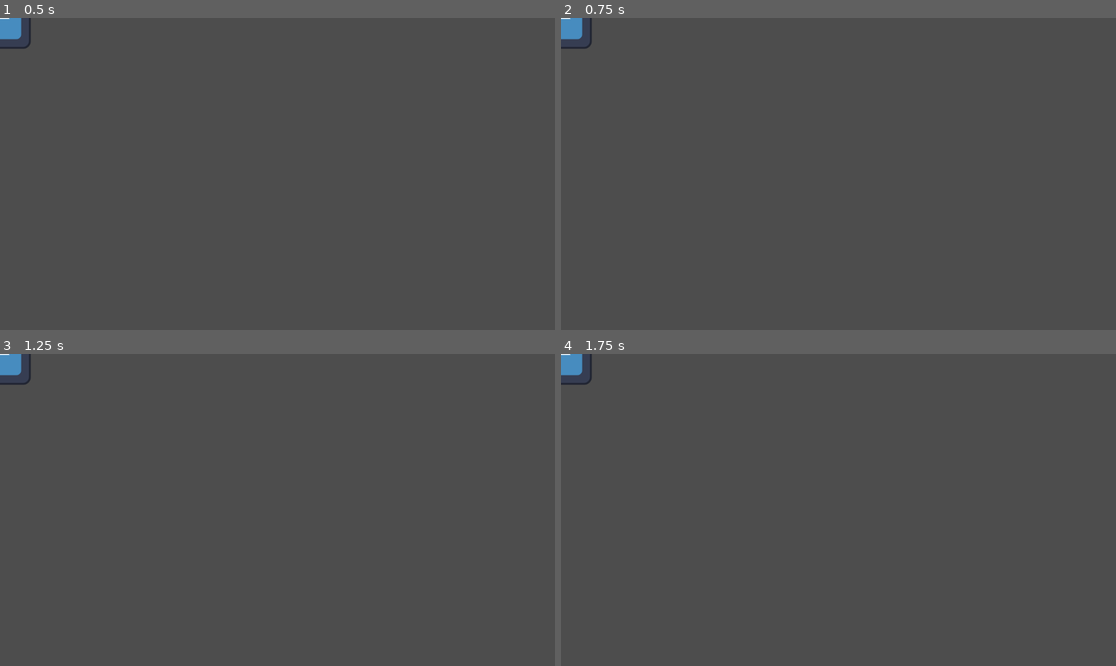
Above: before the commit, frames 1-4 (two rows, left to right).
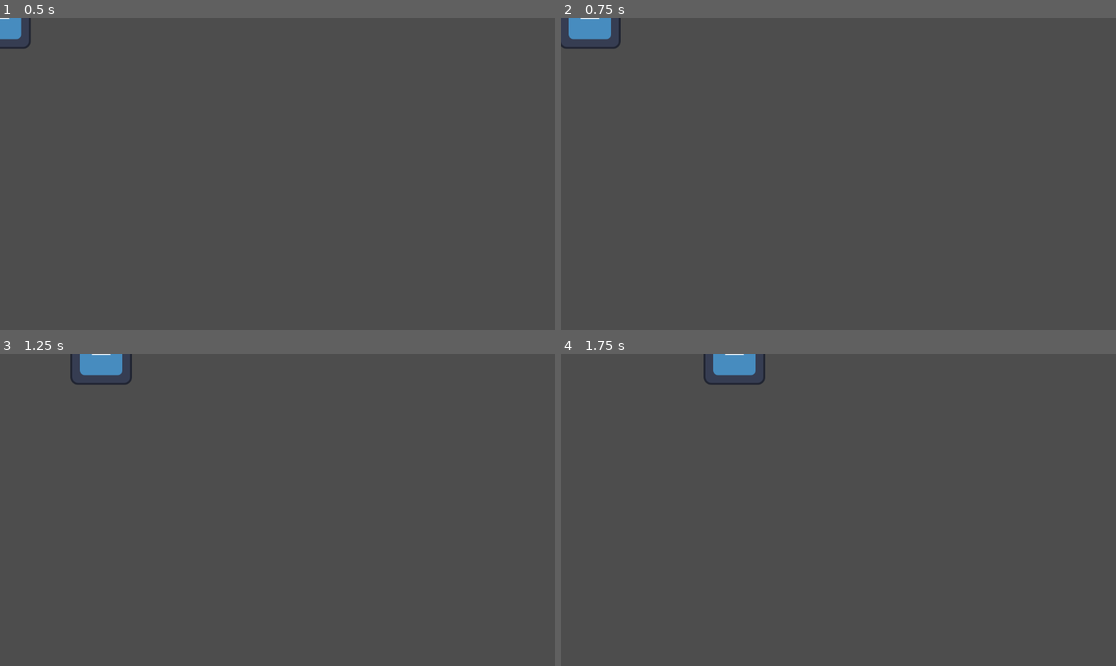
Above: after the commit, the same moments.

Repository: Haaarbo/UnDePression
Game: Godot game, scene res://Scenes/char.tscn
Same seed, same stepped clock (60 frames per second), same inputs: the game is played once before the commit and once after it. The project has no main scene, so this scene is started directly. The engine's default icon, where the game draws it, is replaced by a stand-in: a white triangle on a blue panel in a dark square.
Inputs:
- Up to frame 1 (0.5 s): no input
- Up to frame 2 (0.75 s): tap Enter (ui_accept) at 0.5 s; hold D (right, bound only after the commit) from 0.53 s (still down)
- Up to frame 3 (1.25 s): keep holding D (right, bound only after the commit); tap Enter (ui_accept) at 0.77 s
- Up to frame 4 (1.75 s): keep holding D (right, bound only after the commit); tap Enter (ui_accept) at 1.52 s

Frame 1 is identical in both runs. In frame 2, 0.5% of the frame differs, in the area x 0-11%, y 0-10%; in frame 3, 1.0%; in frame 4, 1.0%, in the area x 0-37%, y 0-10%.

Commit message:
post last configs

Diff:
--- a/Scripts/char.gd
+++ b/Scripts/char.gd
@@ -1 +1,15 @@
 extends CharacterBody2D
+
+class_name Player
+
+const SPEED: float = 300.0
+
+func _physics_process(delta: float) -> void:
+	# Input
+	var direction: Vector2 = Input.get_vector("left", "right", "up", "down")
+
+	# Physics
+	velocity = direction * SPEED
+
+	# Movement
+	move_and_slide()
--- a/project.godot
+++ b/project.godot
@@ -11,8 +11,36 @@
 [application]
 
 config/name="undepression"
+config/tags=PackedStringArray("2d", "action_rpg")
 config/features=PackedStringArray("4.6", "GL Compatibility")
 config/icon="res://icon.svg"
+
+[editor]
+
+version_control/autoload_on_startup=true
+
+[input]
+
+left={
+"deadzone": 0.2,
+"events": [Object(InputEventKey,"resource_local_to_scene":false,"resource_name":"","device":-1,"window_id":0,"alt_pressed":false,"shift_pressed":false,"ctrl_pressed":false,"meta_pressed":false,"pressed":false,"keycode":0,"physical_keycode":65,"key_label":0,"unicode":97,"location":0,"echo":false,"script":null)
+]
+}
+right={
+"deadzone": 0.2,
+"events": [Object(InputEventKey,"resource_local_to_scene":false,"resource_name":"","device":-1,"window_id":0,"alt_pressed":false,"shift_pressed":false,"ctrl_pressed":false,"meta_pressed":false,"pressed":false,"keycode":0,"physical_keycode":68,"key_label":0,"unicode":100,"location":0,"echo":false,"script":null)
+]
+}
+up={
+"deadzone": 0.2,
+"events": [Object(InputEventKey,"resource_local_to_scene":false,"resource_name":"","device":-1,"window_id":0,"alt_pressed":false,"shift_pressed":false,"ctrl_pressed":false,"meta_pressed":false,"pressed":false,"keycode":0,"physical_keycode":87,"key_label":0,"unicode":119,"location":0,"echo":false,"script":null)
+]
+}
+down={
+"deadzone": 0.2,
+"events": [Object(InputEventKey,"resource_local_to_scene":false,"resource_name":"","device":-1,"window_id":0,"alt_pressed":false,"shift_pressed":false,"ctrl_pressed":false,"meta_pressed":false,"pressed":false,"keycode":0,"physical_keycode":83,"key_label":0,"unicode":115,"location":0,"echo":false,"script":null)
+]
+}
 
 [physics]
 
Not shown, added: addons/godot-git-plugin/git_plugin.gdextension.uid
Not shown, added: addons/godot-git-plugin/LICENSE
Not shown, added: addons/godot-git-plugin/THIRDPARTY.md
Not shown, added: addons/godot-git-plugin/git_plugin.gdextension
Not shown, added: addons/godot-git-plugin/linux/libgit_plugin.linux.editor.x86_64.so
Not shown, added: addons/godot-git-plugin/macos/libgit_plugin.macos.editor.universal.dylib
Not shown, added: addons/godot-git-plugin/windows/libgit_plugin.windows.editor.x86_64.dll
